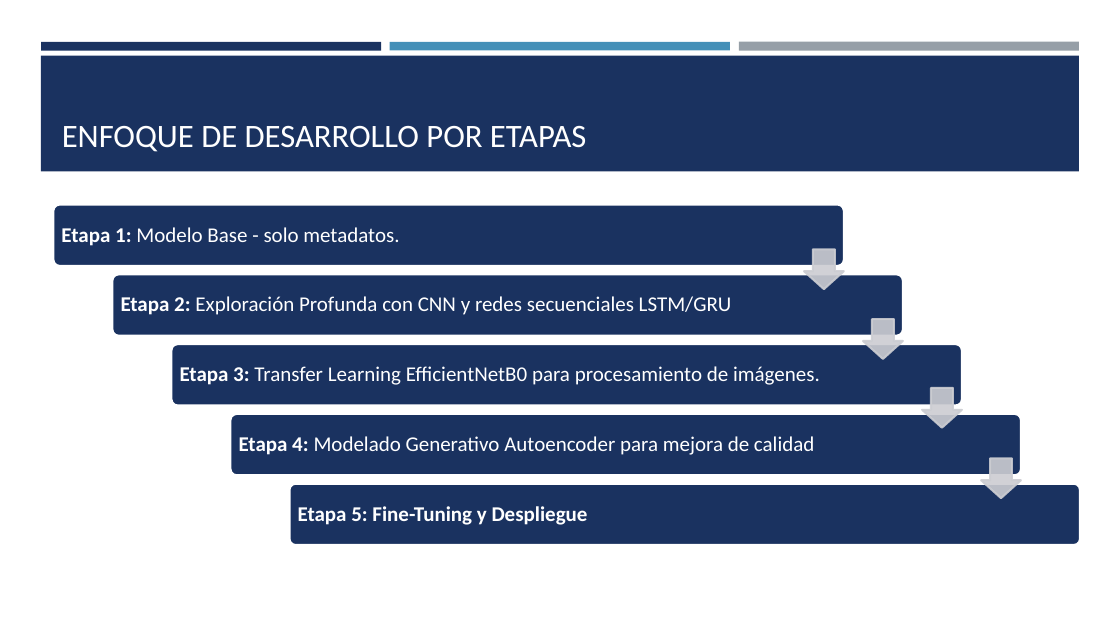
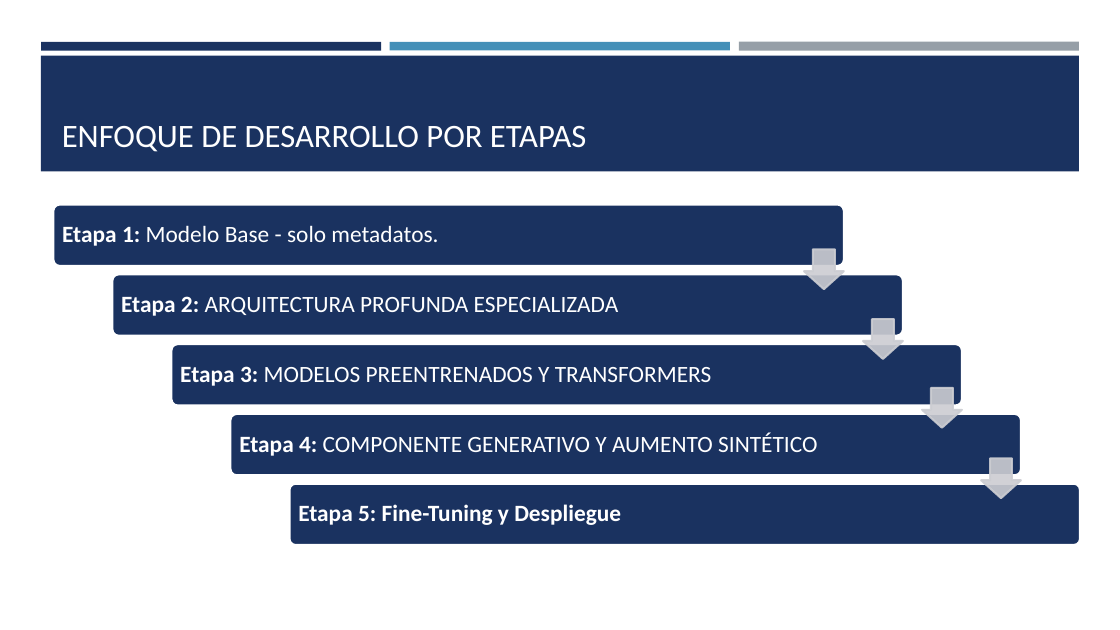
Before and after one commit to diegoaraniva/skin-diseases-dl-project, a slide deck: slide 6 of Presentación Skin Diseases.pptx. Drawn at 1120x630 pixels with LibreOffice and Linux fonts; fonts in the diff are those of the drawing. Boxes give left, top, right and bottom in pixels: in the first picture for what was removed or moved away, otherwise in the second. Text is boxed around its words. In the diff, an @@ line names an element or a change of style, - is before the commit and + after.

```diff
--- a/Presentación Skin Diseases.pptx
+++ b/Presentación Skin Diseases.pptx
@@ text "Etapa 1: Modelo Base - ..." at [62,225,438,246]: size 18 to 20 pt @@
@@ text at [121,296,619,316]: text changed; size 18 to 20 pt @@
-Etapa 2: Exploración Profunda con CNN y redes secuenciales LSTM/GRU
+Etapa 2: ARQUITECTURA PROFUNDA ESPECIALIZADA
@@ text at [180,366,712,386]: text changed; size 18 to 20 pt @@
-Etapa 3: Transfer Learning EfficientNetB0 para procesamiento de imágenes.
+Etapa 3: MODELOS PREENTRENADOS Y TRANSFORMERS
@@ text at [239,432,817,456]: text changed; size 18 to 20 pt @@
-Etapa 4: Modelado Generativo Autoencoder para mejora de calidad
+Etapa 4: COMPONENTE GENERATIVO Y AUMENTO SINTÉTICO
@@ text "Etapa 5: Fine-Tuning y Despliegue" at [298,504,621,525]: size 18 to 20 pt @@
```
Also in this commit, not shown: 5 other slides changed, 1 slide added, 1 slide removed, 2 other files.
